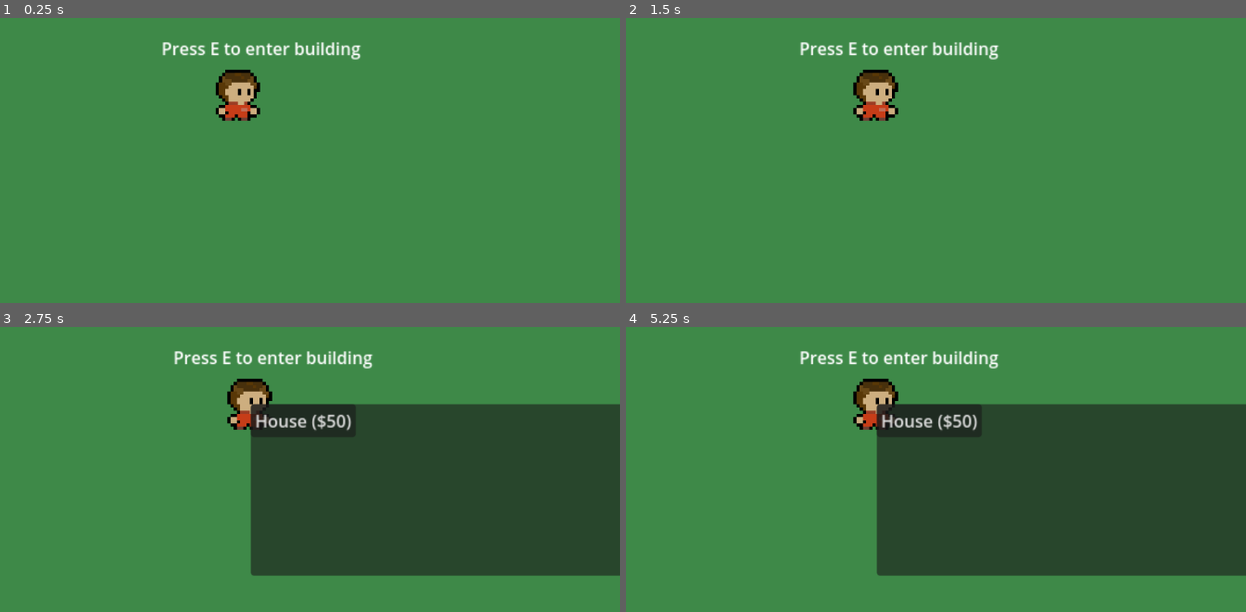
Above: before the commit, frames 1-4 (two rows, left to right).
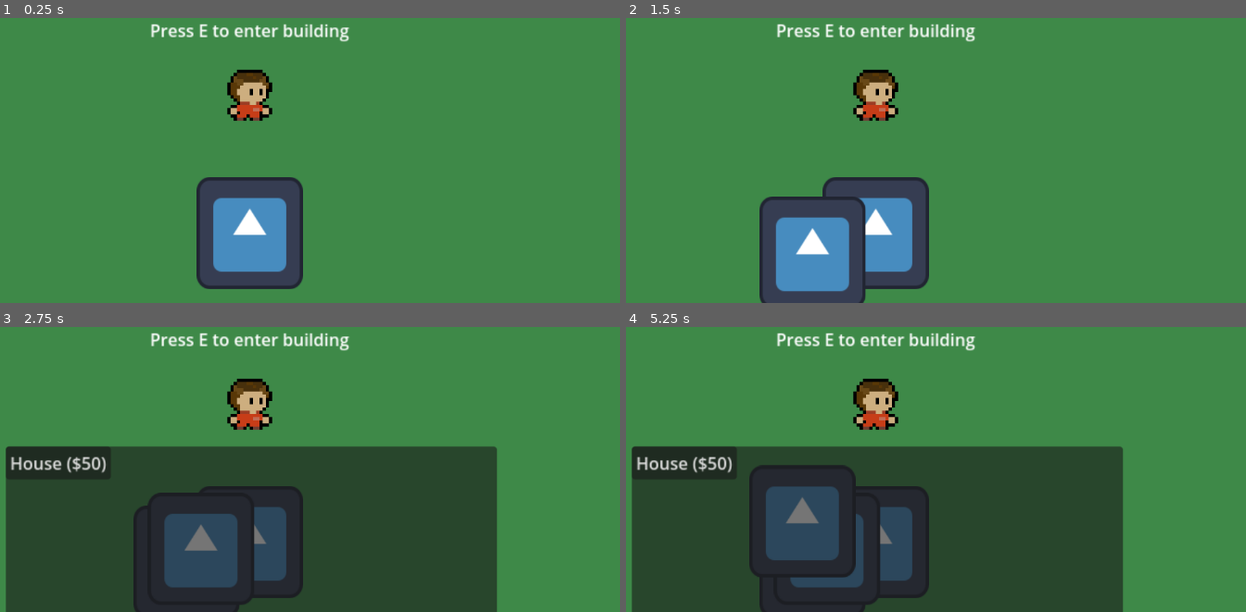
Above: after the commit, the same moments.

Repository: zixuany7791/The-New-Settlement
Game: Godot game, scene res://world.tscn
Same seed, same stepped clock (60 frames per second), same inputs: the game is played once before the commit and once after it. The engine's default icon, where the game draws it, is replaced by a stand-in: a white triangle on a blue panel in a dark square.
Inputs (mouse positions are in pixels of both pictures, inside the frame that each line leads up to):
- Up to frame 1 (0.25 s): no input
- Up to frame 2 (1.5 s): tap E (interact) at 0.5 s; move the mouse to (1041, 75) at 0.52 s; hold D (right) 0.53-1.25 s; tap M (m) at 0.6 s; click "House ($50)" at 1.25 s
- Up to frame 3 (2.75 s): tap E (interact) at 2 s; move the mouse to (99, 423) at 2.02 s; hold S (down) from 2.03 s (still down); click (99, 423) at 2.1 s; tap M (m) at 2.3 s
- Up to frame 4 (5.25 s): tap E (interact) at 2.75, 4.25, 5 s; move the mouse to (outside the picture) at 2.77 s; release S (down) at 2.78 s; hold D (right) 2.78-3.53 s; hold E (interact) 2.78-3.53 s; tap M (m) at 3.05, 3.6, 4.35 s; move the mouse to (836, 486) at 3.52 s; hold W (up) 3.53-4.28 s; move the mouse to (1097, 466) at 4.27 s; hold A (left) from 4.28 s (still down); move the mouse to (650, 341) at 5.02 s; click (650, 341) at 5.1 s

The runs differ from the first frame. In frame 1, 9.5% of the frame differs, in the area x 24-59%, y 1-96%; in frame 2, 12%; in frame 3, 50%, in the area x 0-100%, y 1-100%; in frame 4, 50%.

Commit message:
fixed building disappeared issue
+ a little adjustment to the building size
+ the building placement when left click is very weird, ben said do not worry.

Diff:
--- a/Buildings/building_block.tscn
+++ b/Buildings/building_block.tscn
@@ -8,12 +8,9 @@
 size = Vector2(0.903125, 20)
 
 [node name="Building Block" type="StaticBody2D"]
-position = Vector2(580, 306)
-scale = Vector2(-1.11351, 1.09826)
 script = ExtResource("1_ug5q4")
 
 [node name="Sprite2D" type="Sprite2D" parent="."]
-position = Vector2(3.59227, 12.7474)
 scale = Vector2(0.783784, 0.828571)
 texture = ExtResource("1_dbmel")
 
@@ -24,5 +21,4 @@
 shape = SubResource("RectangleShape2D_ddhmt")
 
 [node name="InteractionArea" parent="." instance=ExtResource("2_kd40u")]
-position = Vector2(3.59225, 12.7474)
 interact_name = "Press E to enter building"
--- a/Buildings/testbuild.gd
+++ b/Buildings/testbuild.gd
@@ -1,6 +1,6 @@
 extends Node2D
 
-var mynode = preload("res://buildings/building_block.tscn")
+var mynode = preload("res://Buildings/building_block.tscn")
 
 func _physics_process(delta):
 	if Input.is_action_just_pressed("LMC"):
--- a/Character/character_body_2d.tscn
+++ b/Character/character_body_2d.tscn
@@ -11,7 +11,6 @@
 radius = 24.0
 
 [node name="CharacterBody2D" type="CharacterBody2D"]
-scale = Vector2(0.33, 0.33)
 script = ExtResource("1_j5lao")
 
 [node name="CollisionShape2D" type="CollisionShape2D" parent="."]
@@ -34,10 +33,10 @@
 shape = SubResource("CircleShape2D_mudi0")
 
 [node name="InteractLabel" type="Label" parent="Interaction Component"]
-offset_left = -72.0
-offset_top = -56.0
-offset_right = 64.0
-offset_bottom = -33.0
+offset_left = -193.939
+offset_top = -72.7273
+offset_right = 194.061
+offset_bottom = -49.7273
 size_flags_horizontal = 4
 size_flags_vertical = 1
 text = "test"
--- a/menu/building_menu.gd
+++ b/menu/building_menu.gd
@@ -3,7 +3,7 @@
 signal building_selected(building_scene)
 
 var buildings = [
-	{"name": "House", "cost": 50, "scene": preload("res://buildings/building_block.tscn")},
+	{"name": "House", "cost": 50, "scene": preload("res://Buildings/building_block.tscn")},
 ]
 
 var popup_menu : Popup  # Reference to the Popup node
--- a/menu/popupmenu.tscn
+++ b/menu/popupmenu.tscn
@@ -17,10 +17,10 @@
 anchors_preset = -1
 anchor_left = -0.003
 anchor_right = -0.003
-offset_left = -0.547
-offset_top = 1.0
-offset_right = 462.453
-offset_bottom = 163.0
+offset_left = -231.547
+offset_top = 41.0
+offset_right = 231.453
+offset_bottom = 203.0
 
 [node name="VBoxContainer" type="VBoxContainer" parent="Control/Panel"]
 layout_mode = 0
--- a/world.tscn
+++ b/world.tscn
@@ -112,6 +112,7 @@
 tile_set = SubResource("TileSet_6qj8m")
 
 [node name="CharacterBody2D" parent="TileMapLayer" instance=ExtResource("1_s5q8u")]
+scale = Vector2(0.33, 0.33)
 
 [node name="Camera2D" type="Camera2D" parent="TileMapLayer/CharacterBody2D"]
 zoom = Vector2(5, 5)
@@ -119,7 +120,6 @@
 position_smoothing_speed = 10.0
 
 [node name="Building Block" parent="TileMapLayer" instance=ExtResource("3_gwd6m")]
-visible = false
-position = Vector2(0, 0)
-scale = Vector2(0.967773, 1)
+position = Vector2(0, 43)
+scale = Vector2(0.33, 0.33)
 script = ExtResource("10_w16rm")
Not shown: 1 places in Buildings/building_block.tscn that only renumber resources
Not shown: 1 places in world.tscn that only renumber resources
